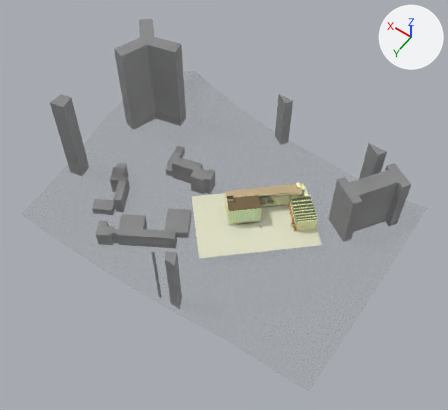
The COLLADA model Output_STMC_cad(Overlay).dae, before and after one commit.
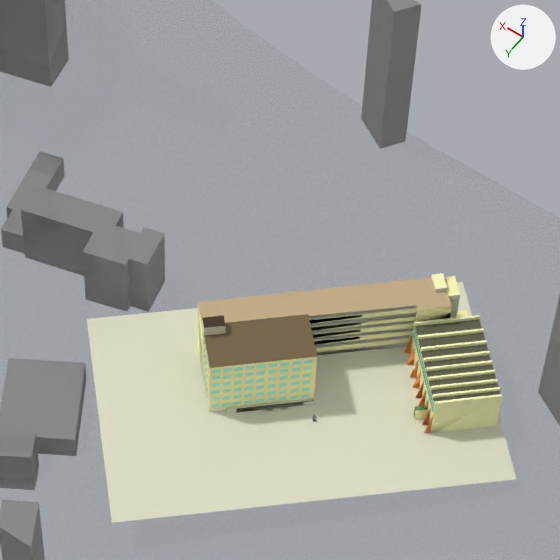
Each version appears first whole from a camera (50 mm lens) standing at (-58.0, 444.0, 541.0) and looking at (164.0, 133.0, 53.0), and next in a close-up on the part from 37% to 75% of the width and 24% to 66% of the height. Every picture has the same lights, and +X, +Y and +Z are marked at upper right. Where no turn or scale is listed for an object, it has been applied to the vertices. Vertices at the same position are counted once.

In view in the first close-up: 'STMC_import', 'group_14', 'group_16', 'group_4', 'group_49', 'group_51', 'group_65', 'group_82', 'group_85', 'group_9', 'image_0'.
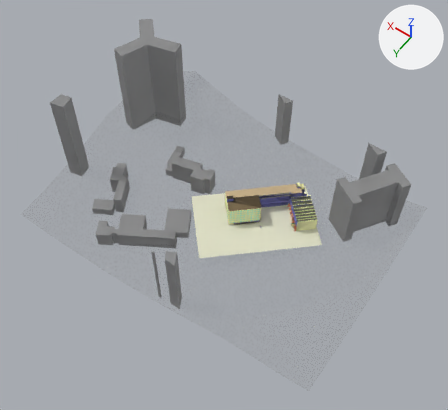
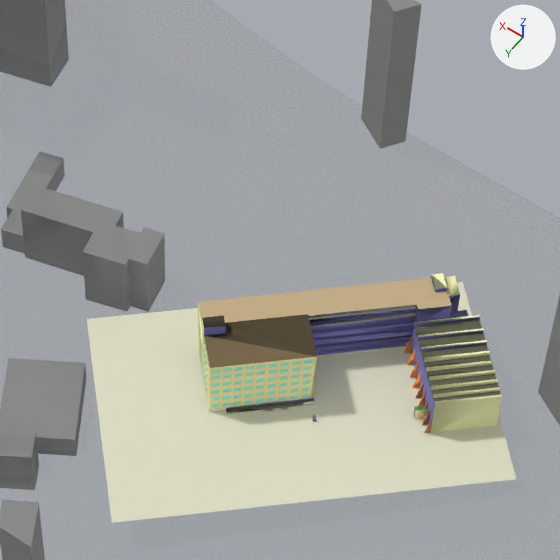
Diff of the bpy script that builds the scene:
```diff
--- a/Output_STMC_cad(Overlay).dae.py
+++ b/Output_STMC_cad(Overlay).dae.py
@@ mat_material @@
 mat_material = principled_material('material')
-mat_material.base_color = (0.753, 0.753, 0.578)  # light grey #e1e1c8
+mat_material.base_color = (0.216, 0.216, 0.578)  # blue #8080c8
 mat_material.roughness = 0.9
@@ mat_material_0 @@
+mat_material_0 = principled_material('material_0')
+mat_material_0.base_color = (0.753, 0.753, 0.578)  # light grey #e1e1c8
+mat_material_0.roughness = 0.9
@@ me_stmc_import @@
 me_stmc_import.from_pydata(...)  # 1227 vertices, 2566 faces; spans x -47.2..47.0, y -61.5..34.2, z 0.0..27.6
 # used by ob_stmc_import; location = (129.9, 114.9, 22.6)
+# me_stmc_import part 1: 310 faces spanning x -22.2..15.8, y -61.5..-1.9, z 0.0..23.9 switch from mat_材料16 (beige #fffcb9) to mat_material (blue #8080c8)
+# me_stmc_import part 2: 71 faces spanning x -46.7..37.7, y -52.0..8.2, z 0.0..27.6 switch from mat_材料22 (beige #feffc1) to mat_material (blue #8080c8)
+# me_stmc_import part 3: 5 faces spanning x -11.3..-7.1, y -52.5..-39.1, z 0.0..24.4 switch from mat_材料24 (beige #feffcc) to mat_material (blue #8080c8)
+# me_stmc_import part 4: 4 faces spanning x -31.6..-10.5, y -38.0..-15.6, z 11.1..15.0 switch from mat_材料19 (cyan #5ebda8) to mat_material (blue #8080c8)
 me_stmc_import.materials.append(mat_材料15)
@@ me_stmc_import @@
 me_stmc_import.materials.append(mat_材料26)
+me_stmc_import.materials.append(mat_material_0)  # light grey #e1e1c8
@@ me_image_0 @@
 me_image_0.from_pydata(...)  # 4 vertices, 2 faces; spans x -90.8..53.7, y -142.2..0.0, z 0.0
-me_image_0.materials.append(mat_material)  # light grey #e1e1c8
+me_image_0.materials.append(mat_material_0)  # light grey #e1e1c8
```

Location of each change, [x1, y1, x2, y2] in pixels of the close-ups (560 x 560 px):
'STMC_import', recoloured, surface changed: [198, 274, 502, 433] in both
part 1 of me_stmc_import, recoloured (beige to blue): [309, 305, 468, 352] in both
part 2 of me_stmc_import, recoloured (beige to blue): [410, 317, 487, 424] in both
part 3 of me_stmc_import, recoloured: [415, 276, 436, 322] in both
part 4 of me_stmc_import, recoloured: [413, 329, 434, 411] in both
